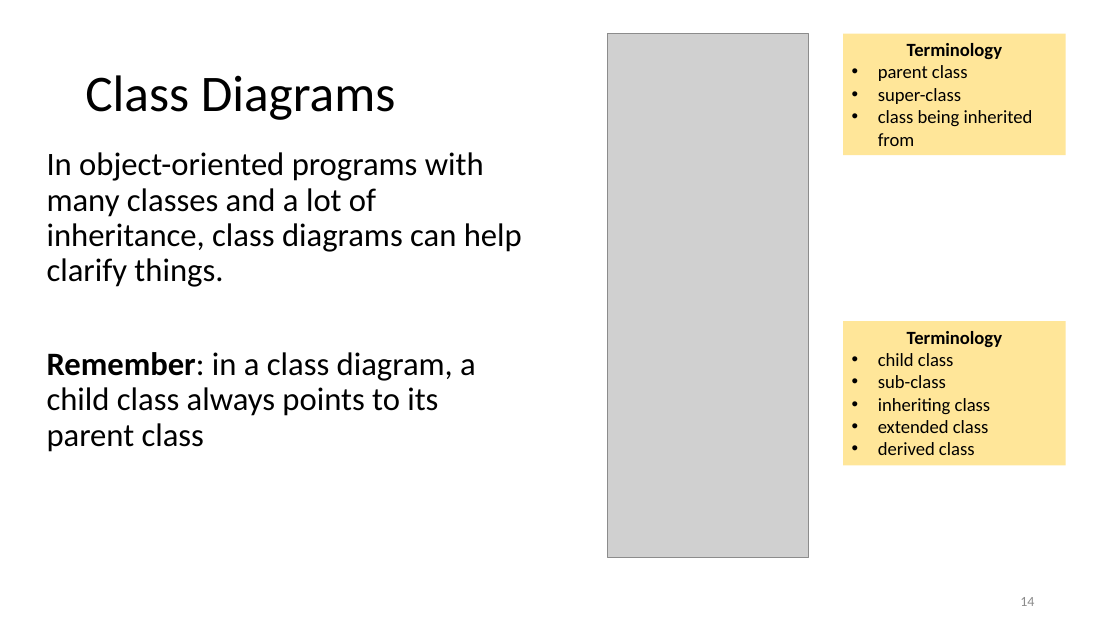
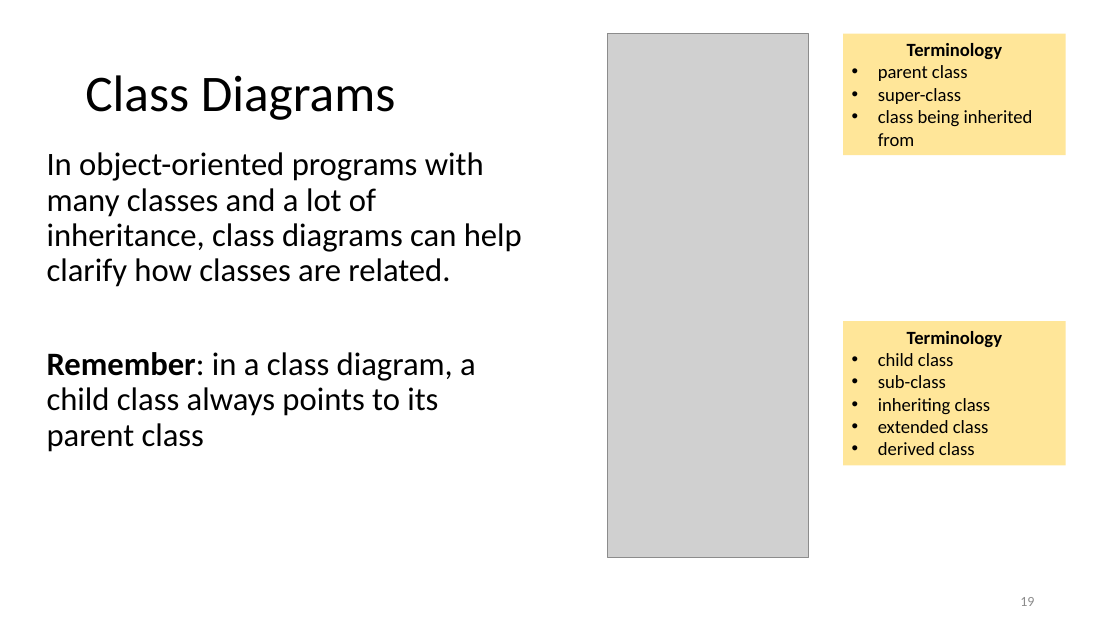
Before and after one commit to tjd1234/cmpt135spring2024, a slide deck: slide 19 of sample_code/week6/week6_cmpt135.pptx (slide 14 before the commit). Drawn at 1120x630 pixels with LibreOffice and Linux fonts; fonts in the diff are those of the drawing; grey boxes stand for pictures. Boxes give left, top, right and bottom in pixels: in the first picture for what was removed or moved away, otherwise in the second. Text is boxed around its words. In the diff, an @@ line names an element or a change of style, - is before the commit and + after.

```diff
--- a/sample_code/week6/week6_cmpt135.pptx
+++ b/sample_code/week6/week6_cmpt135.pptx
@@ text at [47, 152, 522, 287]: text changed @@
-In object-oriented programs with many classes and a lot of inheritance, class diagrams can help clarify things.
+In object-oriented programs with many classes and a lot of inheritance, class diagrams can help clarify how classes are related.
@@ page number at [1020, 597, 1034, 606]: text changed @@
-14
+19
```
Also in this commit, not shown: 28 other slides changed, 6 slides added.
